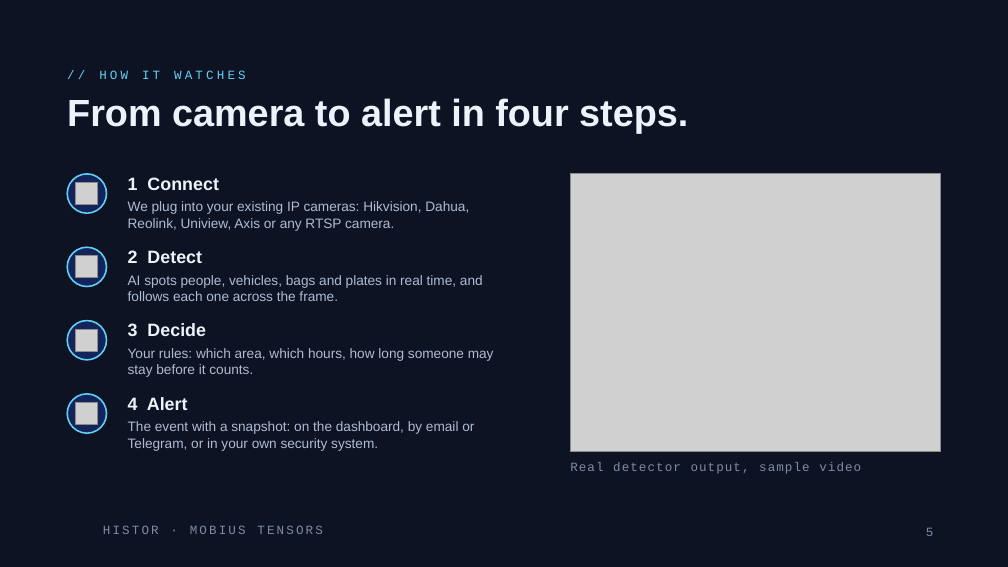
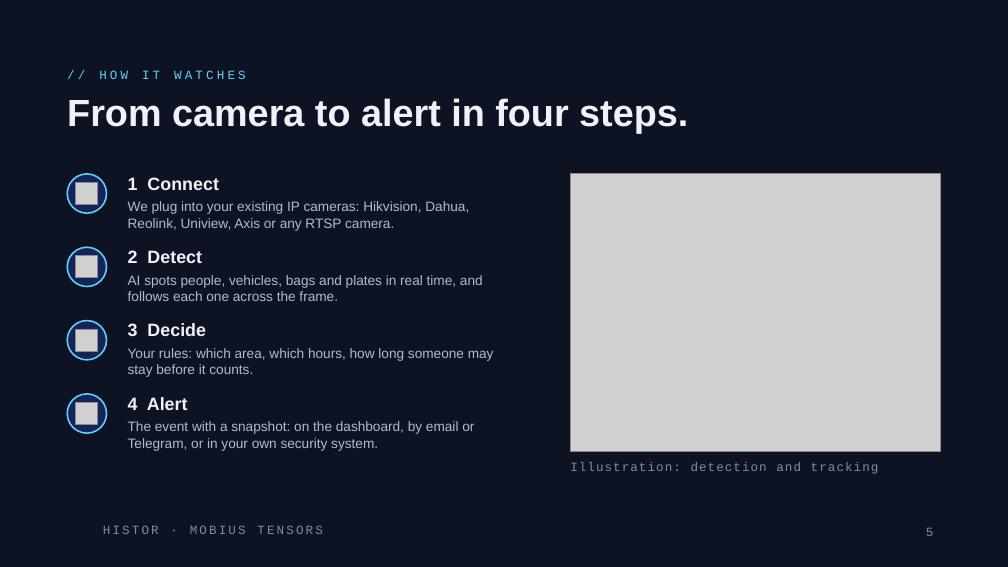
Before and after one commit to rachadlakis/mobius-tensors, a slide deck: slide 5 of projects/histor/docs/Histor.pptx. Drawn at 1008x567 pixels with LibreOffice and Linux fonts; fonts in the diff are those of the drawing; grey boxes stand for pictures; background and template pictures are left out. Boxes give left, top, right and bottom in pixels: in the first picture for what was removed or moved away, otherwise in the second. Text is boxed around its words. In the diff, an @@ line names an element or a change of style, - is before the commit and + after.

```diff
--- a/projects/histor/docs/Histor.pptx
+++ b/projects/histor/docs/Histor.pptx
@@ text at (x1=570, y1=462, x2=879, y2=474): text changed @@
-Real detector output, sample video
+Illustration: detection and tracking
```
Also in this commit, not shown: 3 other slides changed, 1 slide added, 28 other files.
